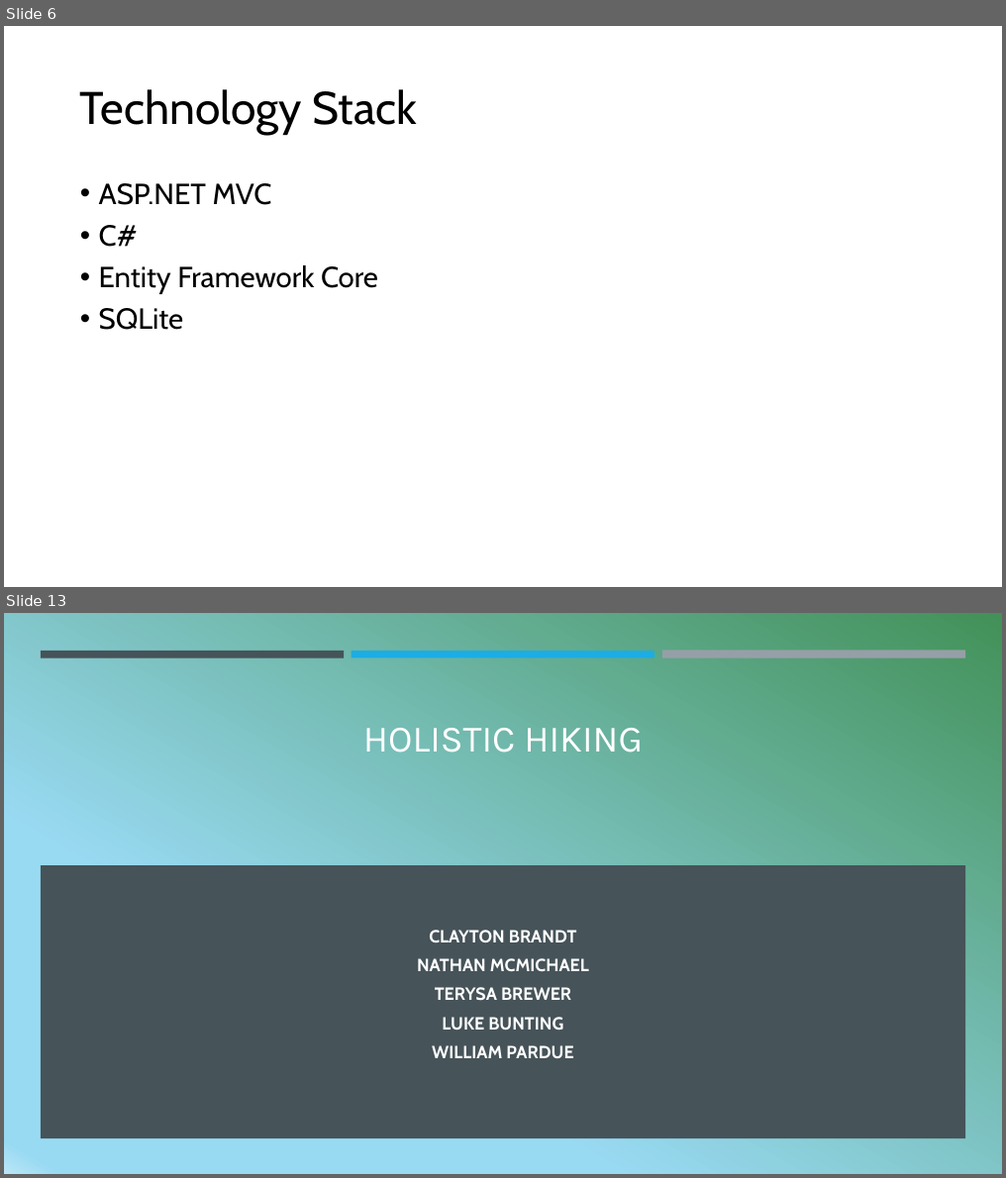
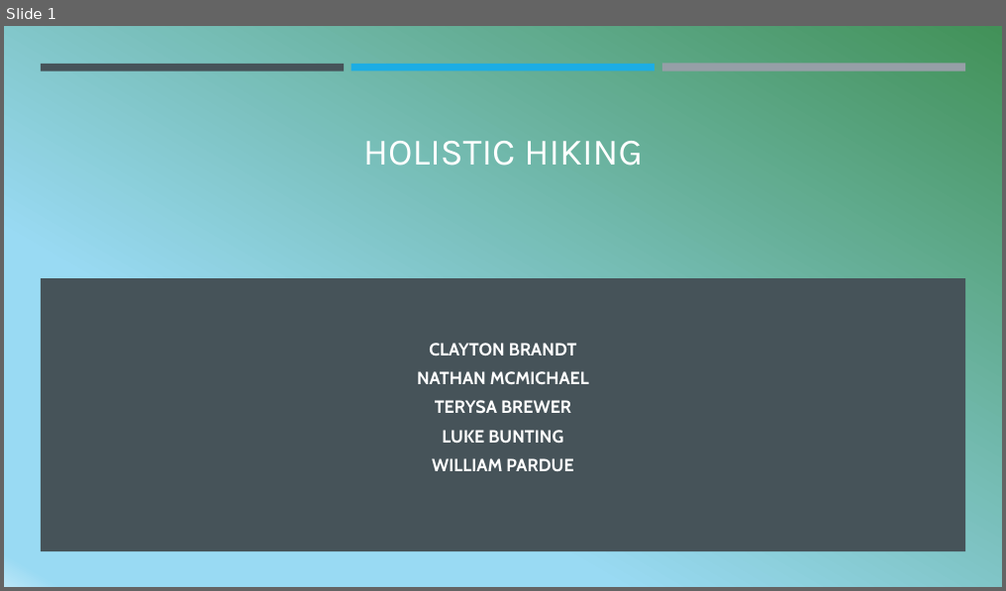
Before and after one commit to Clayton-Brandt/Holistic-Hiking, a slide deck: documents/Holistic Hiking Sprint 1.pptx. Shown one above the other, each under a label of ours: slides 6 and 13 before the commit, slide 1 after it; the slides between them are not shown. The pictures are 1006x1178 and 1006x591 pixels, drawn with LibreOffice and Linux fonts; fonts in the diff are those of the drawing. Boxes give left, top, right and bottom in pixels: in the first picture for what was removed or moved away, otherwise in the second. Text is boxed around its words. In the diff, an @@ line names an element or a change of style, - is before the commit and + after.

```diff
--- a/documents/Holistic Hiking Sprint 1.pptx
+++ b/documents/Holistic Hiking Sprint 1.pptx
@@ slide 6 removed at bbox=[4, 26, 1002, 587], background #FFFFFF @@
@@ title removed at bbox=[80, 89, 418, 135] @@
-Technology Stack
@@ text removed at bbox=[99, 183, 378, 330] @@
-• ASP.NET MVC
-• C#
-• Entity Framework Core
-• SQLite
@@ what was slide 13 is now slide 1 @@
```
Also in this commit, not shown: 3 slides changed, 11 other slides removed.
